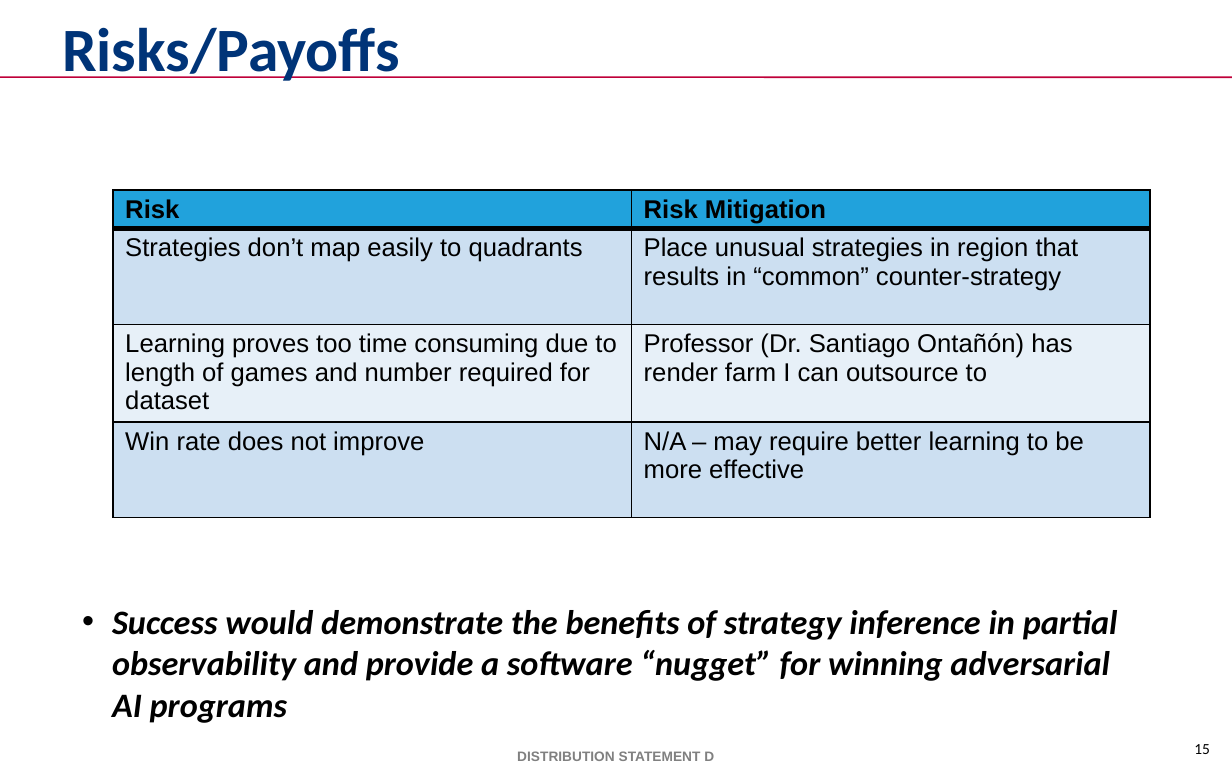
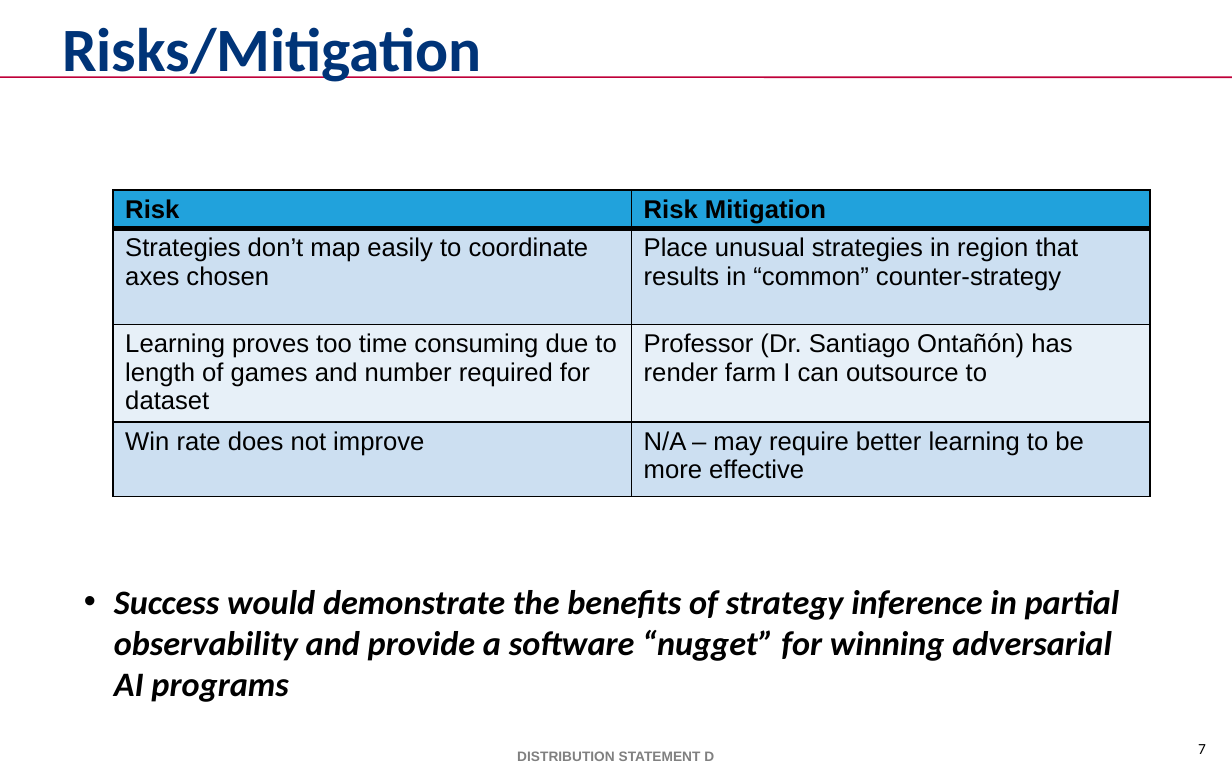
Before and after one commit to mikewkozak/IRE, a slide deck: slide 7 of Documentation/mkozak - Intent Recognition Engine.pptx (slide 15 before the commit). Drawn at 1232x770 pixels with LibreOffice and Linux fonts; fonts in the diff are those of the drawing; background and template pictures are left out. Boxes give left, top, right and bottom in pixels: in the first picture for what was removed or moved away, otherwise in the second. Text is boxed around its words. In the diff, an @@ line names an element or a change of style, - is before the commit and + after.

```diff
--- a/Documentation/mkozak - Intent Recognition Engine.pptx
+++ b/Documentation/mkozak - Intent Recognition Engine.pptx
@@ title at bbox=[62, 27, 481, 82]: text changed @@
-Risks/Payoffs
+Risks/Mitigation
@@ table at bbox=[113, 190, 1151, 511] @@
-row 2, column 1: Strategies don’t map easily to quadrants
+row 2, column 1: Strategies don’t map easily to coordinate axes chosen
@@ text "Success would demonstrate the benefits ...": place and size @@
-text "Success would demonstrate the benefits ..." at bbox=[112, 610, 1118, 723]
+text "Success would demonstrate the benefits ..." at bbox=[114, 590, 1120, 702]
@@ page number at bbox=[1198, 744, 1206, 754]: text changed @@
-15
+7
```
Also in this commit, not shown: 9 other slides changed, 21 slides added, 1 slide removed, 5 other files.
